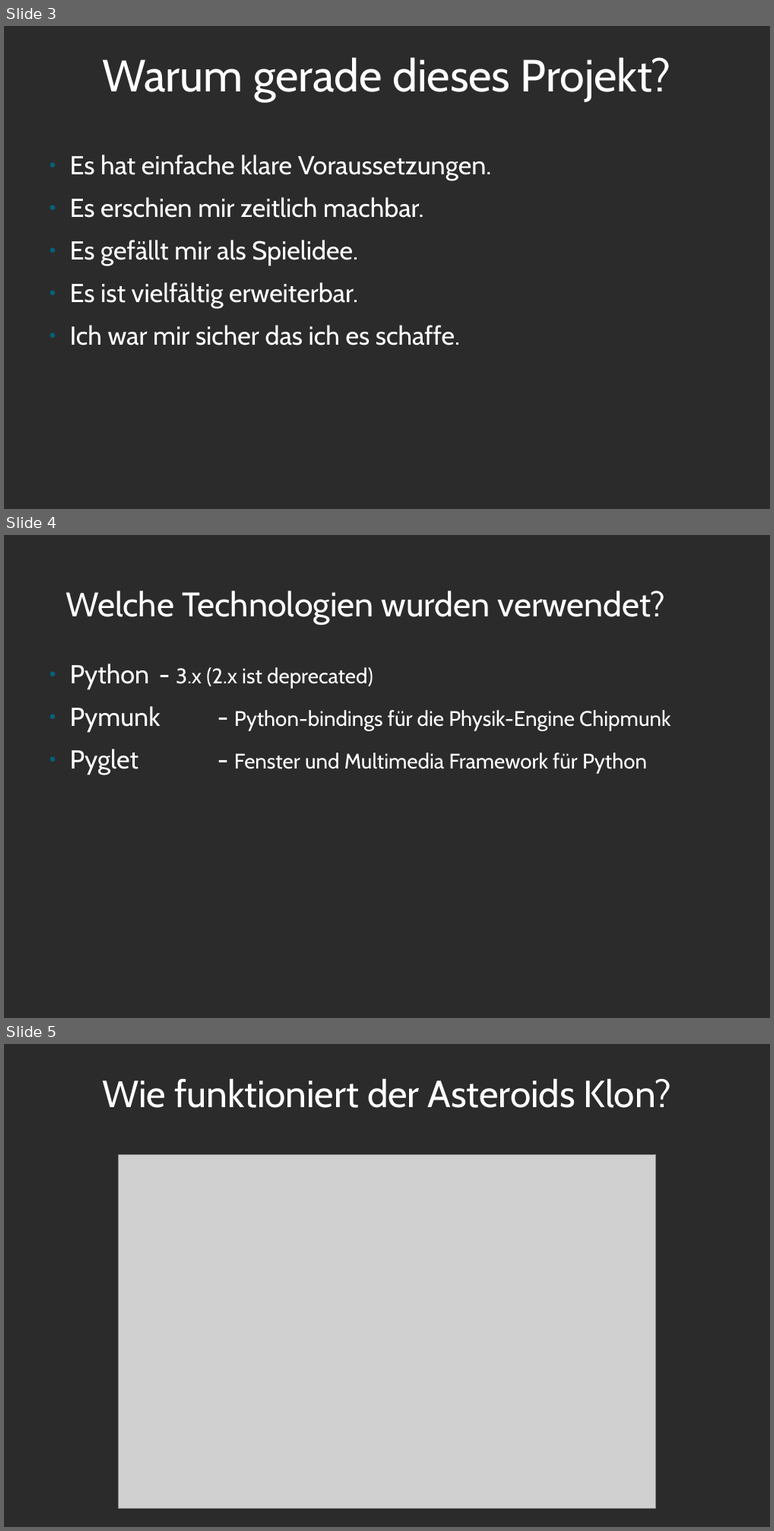
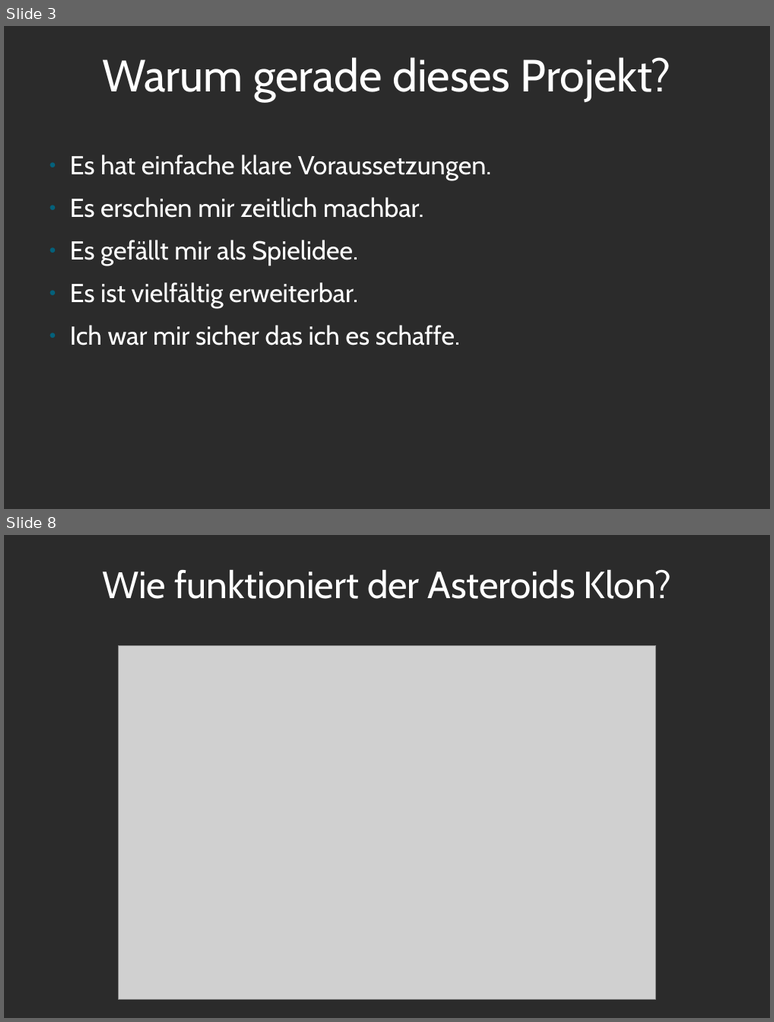
Before and after one commit to moeb/asteroids, a slide deck: praesentation.odp. Shown one above the other, each under a label of ours: slides 3, 4 and 5 before the commit, slides 3 and 8 after it; the slides between them are not shown. The pictures are 774x1531 and 774x1022 pixels, drawn with LibreOffice and Linux fonts; fonts in the diff are those of the drawing; grey boxes stand for pictures; background and template pictures are left out; a plain dark background stands for a picture behind light text. Boxes give left, top, right and bottom in pixels: in the first picture for what was removed or moved away, otherwise in the second. Text is boxed around its words. In the diff, an @@ line names an element or a change of style, - is before the commit and + after.

```diff
--- a/praesentation.odp
+++ b/praesentation.odp
@@ slide 4 removed at <box>4,535,770,1018</box>, background picture (left out) @@
@@ title removed at <box>66,590,665,624</box> @@
-Welche Technologien wurden verwendet?
@@ text removed at <box>70,663,671,774</box> @@
-● Python - 3.x (2.x ist deprecated)
-● Pymunk - Python-bindings für die Physik-Engine Chipmunk
-● Pyglet - Fenster und Multimedia Framework für Python
@@ what was slide 5 is now slide 8 @@
```
Also in this commit, not shown: 3 slides changed, 6 slides added.
